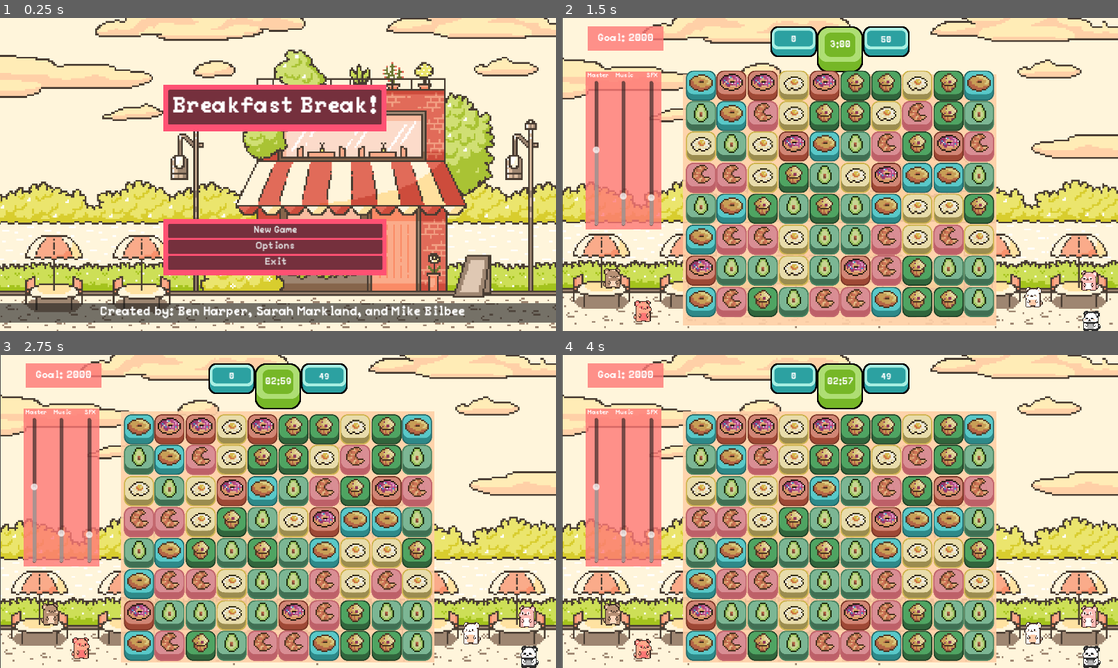
Above: before the commit, frames 1-4 (two rows, left to right).
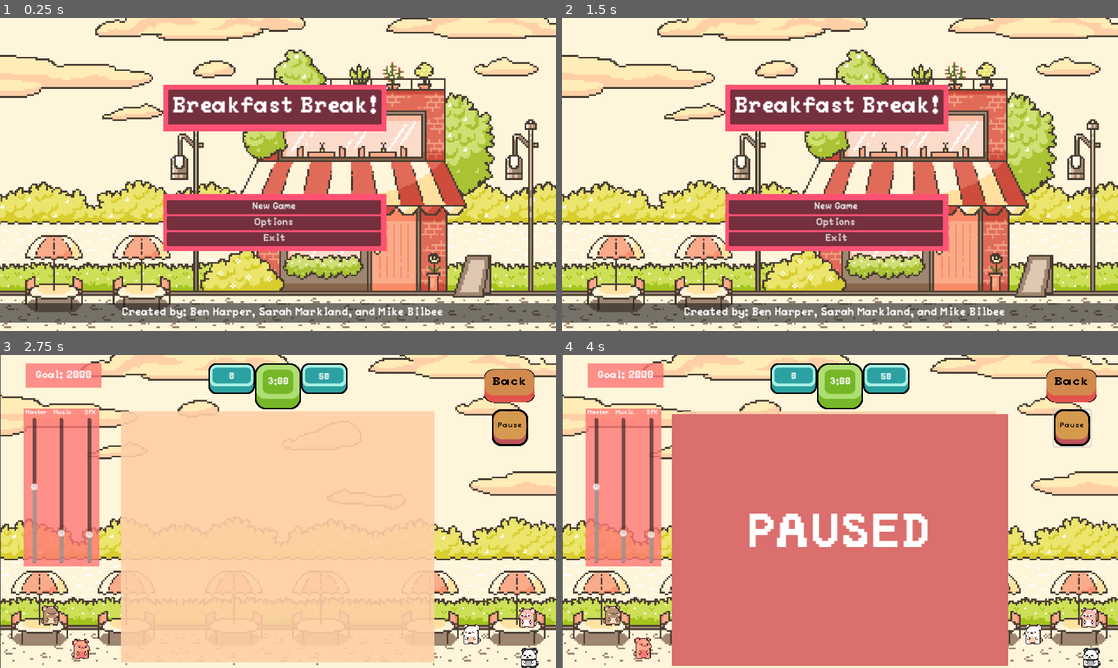
Above: after the commit, the same moments.

Repository: HenBarper/Breakfast_Break
Game: Godot game, scene res://Scenes/Main_Menu.tscn
Two runs of this game, one before a commit and one after it. Both use one fixed random seed, a clock stepped at 60 frames per second and the inputs below.
Inputs (mouse positions are in pixels of both pictures, inside the frame that each line leads up to):
- Up to frame 1 (0.25 s): no input
- Up to frame 2 (1.5 s): click "New Game" at 0.5 s; click (1073, 49) at 1.27 s
- Up to frame 3 (2.75 s): click (272, 545) at 2 s, where only the run after the commit has a clickable "New Game"
- Up to frame 4 (4 s): click (1073, 426) at 2.77 s; move the mouse to (962, 495) at 3.52 s

The runs differ from the first frame. In frame 1, 9.5% of the frame differs, in the area x 18-84%, y 56-96%; in frame 2, 76%, in the area x 0-100%, y 0-100%; in frame 3, 39%; in frame 4, 48%.

Commit message:
Added sad and happy bears, Pause menu

Diff:
--- a/Scenes/Game_Scene.tscn
+++ b/Scenes/Game_Scene.tscn
@@ -18,9 +18,14 @@
 [ext_resource type="PackedScene" path="res://Scenes/hamster_3.tscn" id="13_tab8c"]
 [ext_resource type="PackedScene" path="res://Scenes/hamster_4.tscn" id="14_q8qsi"]
 [ext_resource type="PackedScene" path="res://Scenes/hamster_5.tscn" id="15_uk4ck"]
-[ext_resource type="Texture2D" uid="uid://bpcadgtwee1mj" path="res://Art Assets/UI/GameOver_Background2.png" id="17_4srx3"]
 [ext_resource type="FontFile" uid="uid://bh15jb83w80uc" path="res://Art Assets/Fonts/PeaberryBase.ttf" id="18_fw0ma"]
+[ext_resource type="Texture2D" uid="uid://ifi5w5cc2mln" path="res://Art Assets/UI/BlankEndBackground.png" id="19_48oxa"]
 [ext_resource type="Texture2D" uid="uid://bh3gloshq5xha" path="res://Art Assets/UI/BearGG.png" id="21_e80bf"]
+[ext_resource type="Texture2D" uid="uid://baxcghkaiddbh" path="res://Art Assets/UI/BearGG2.png" id="21_gqkxp"]
+[ext_resource type="Texture2D" uid="uid://dcuansq8y2sxv" path="res://Art Assets/UI/BearGG4.png" id="22_sw0uh"]
+[ext_resource type="Texture2D" uid="uid://ds5bdkg0dh84w" path="res://Art Assets/UI/BearGG5.png" id="23_lf0jy"]
+[ext_resource type="Texture2D" uid="uid://djurxbf5oyo40" path="res://Art Assets/UI/BearGG3.png" id="24_8ffl7"]
+[ext_resource type="Texture2D" uid="uid://bh2hl5qt76o4" path="res://Art Assets/BearSprites.png" id="26_ohduc"]
 
 [node name="Game_Scene" type="Node2D"]
 
@@ -448,8 +453,6 @@
 position = Vector2(288, 512)
 scale = Vector2(0.5, 0.5)
 texture = ExtResource("1_2bqy4")
-
-[node name="TopUI" parent="." instance=ExtResource("7_l23ll")]
 
 [node name="BottomUI" type="TextureRect" parent="."]
 visible = false
@@ -470,6 +473,8 @@
 y_offset = -3
 piece_value = 10
 
+[node name="TopUI" parent="." instance=ExtResource("7_l23ll")]
+
 [node name="swapSFX" type="AudioStreamPlayer" parent="."]
 stream = ExtResource("9_4yk1e")
 bus = &"SFX"
@@ -533,7 +538,18 @@
 [node name="GAME_OVER" type="Sprite2D" parent="."]
 visible = false
 position = Vector2(576, 358)
-texture = ExtResource("17_4srx3")
+texture = ExtResource("19_48oxa")
+
+[node name="Title_text" type="Label" parent="GAME_OVER"]
+offset_left = -111.0
+offset_top = -226.0
+offset_right = 93.0
+offset_bottom = -185.0
+theme_override_fonts/font = ExtResource("18_fw0ma")
+theme_override_font_sizes/font_size = 37
+text = "GAME OVER"
+horizontal_alignment = 1
+vertical_alignment = 1
 
 [node name="game_over_text" type="Label" parent="GAME_OVER"]
 offset_left = -156.0
@@ -585,15 +601,83 @@
 [node name="Sad_bears" type="Node2D" parent="GAME_OVER"]
 visible = false
 
+[node name="brown" type="Sprite2D" parent="GAME_OVER/Sad_bears"]
+position = Vector2(197, 187)
+texture = ExtResource("21_gqkxp")
+
+[node name="peach" type="Sprite2D" parent="GAME_OVER/Sad_bears"]
+position = Vector2(-199, 185)
+texture = ExtResource("22_sw0uh")
+flip_h = true
+
+[node name="pink" type="Sprite2D" parent="GAME_OVER/Sad_bears"]
+position = Vector2(194, -66)
+texture = ExtResource("23_lf0jy")
+
+[node name="white" type="Sprite2D" parent="GAME_OVER/Sad_bears"]
+position = Vector2(-196, -198)
+texture = ExtResource("24_8ffl7")
+flip_h = true
+
 [node name="panda" type="Sprite2D" parent="GAME_OVER/Sad_bears"]
-position = Vector2(1, -92)
+position = Vector2(8, -95)
 texture = ExtResource("21_e80bf")
 
+[node name="happy_bears" type="Node2D" parent="GAME_OVER"]
+visible = false
+
+[node name="brown" type="Sprite2D" parent="GAME_OVER/happy_bears"]
+texture_filter = 1
+position = Vector2(202, 185)
+scale = Vector2(4, 4)
+texture = ExtResource("26_ohduc")
+hframes = 2
+vframes = 5
+
+[node name="panda" type="Sprite2D" parent="GAME_OVER/happy_bears"]
+texture_filter = 1
+position = Vector2(166, -138)
+scale = Vector2(4, 4)
+texture = ExtResource("26_ohduc")
+hframes = 2
+vframes = 5
+frame = 2
+
+[node name="white" type="Sprite2D" parent="GAME_OVER/happy_bears"]
+texture_filter = 1
+position = Vector2(-196, 186)
+scale = Vector2(4, 4)
+texture = ExtResource("26_ohduc")
+flip_h = true
+hframes = 2
+vframes = 5
+frame = 4
+
+[node name="peach" type="Sprite2D" parent="GAME_OVER/happy_bears"]
+texture_filter = 1
+position = Vector2(-186, -192)
+scale = Vector2(4, 4)
+texture = ExtResource("26_ohduc")
+flip_h = true
+hframes = 2
+vframes = 5
+frame = 6
+
+[node name="pink" type="Sprite2D" parent="GAME_OVER/happy_bears"]
+texture_filter = 1
+position = Vector2(-23, -85)
+scale = Vector2(4, 4)
+texture = ExtResource("26_ohduc")
+flip_h = true
+hframes = 2
+vframes = 5
+frame = 8
+
+[connection signal="update_moves" from="grid" to="TopUI" method="_on_grid_update_moves"]
+[connection signal="update_score" from="grid" to="TopUI" method="_on_grid_update_score"]
 [connection signal="goal_reached" from="TopUI" to="grid" method="_on_top_ui_goal_reached"]
 [connection signal="out_moves" from="TopUI" to="grid" method="_on_top_ui_out_moves"]
 [connection signal="time_up" from="TopUI" to="grid" method="_on_top_ui_time_up"]
-[connection signal="update_moves" from="grid" to="TopUI" method="_on_grid_update_moves"]
-[connection signal="update_score" from="grid" to="TopUI" method="_on_grid_update_score"]
 [connection signal="timeout" from="destroy_timer" to="grid" method="_on_destroy_timer_timeout"]
 [connection signal="timeout" from="collapse_timer" to="grid" method="_on_collapse_timer_timeout"]
 [connection signal="timeout" from="refill_timer" to="grid" method="_on_refill_timer_timeout"]
--- a/Scenes/Main_Menu.tscn
+++ b/Scenes/Main_Menu.tscn
@@ -26,18 +26,18 @@
 
 [node name="ColorRect2" type="ColorRect" parent="."]
 offset_left = 338.0
-offset_top = 417.0
+offset_top = 366.0
 offset_right = 800.0
-offset_bottom = 534.0
+offset_bottom = 483.0
 size_flags_horizontal = 4
 color = Color(1, 0.317647, 0.45098, 1)
 
 [node name="ColorRect3" type="ColorRect" parent="."]
 visible = false
 offset_left = 338.0
-offset_top = 417.0
+offset_top = 369.0
 offset_right = 800.0
-offset_bottom = 613.0
+offset_bottom = 565.0
 size_flags_horizontal = 4
 color = Color(1, 0.317647, 0.45098, 1)
 
@@ -51,9 +51,10 @@
 
 [node name="MarginContainer" type="MarginContainer" parent="Control"]
 layout_mode = 0
-offset_top = 171.0
-offset_right = 444.0
-offset_bottom = 348.0
+offset_left = -3.0
+offset_top = 123.0
+offset_right = 441.0
+offset_bottom = 300.0
 
 [node name="MainMenuContainer" type="VBoxContainer" parent="Control/MarginContainer"]
 layout_mode = 2
@@ -168,7 +169,7 @@
 [node name="Label" type="Label" parent="Control/PanelContainer2"]
 layout_mode = 2
 theme_override_fonts/font = ExtResource("3_jukm0")
-theme_override_font_sizes/font_size = 25
+theme_override_font_sizes/font_size = 22
 text = "Created by: Ben Harper, Sarah Markland, and Mike Bilbee"
 horizontal_alignment = 1
 vertical_alignment = 2
--- a/Scenes/top_ui.tscn
+++ b/Scenes/top_ui.tscn
@@ -1,10 +1,12 @@
-[gd_scene load_steps=6 format=3 uid="uid://b11d4bw57h8go"]
+[gd_scene load_steps=8 format=3 uid="uid://b11d4bw57h8go"]
 
 [ext_resource type="Texture2D" uid="uid://dnj16tmydhxxv" path="res://Art Assets/UI/Top_UI_v_2.png" id="1_xs1p4"]
 [ext_resource type="Script" path="res://Scripts/top_ui.gd" id="2_22iws"]
 [ext_resource type="FontFile" uid="uid://bh15jb83w80uc" path="res://Art Assets/Fonts/PeaberryBase.ttf" id="2_m0wfx"]
 [ext_resource type="Script" path="res://Scripts/volume_slider_v.gd" id="4_42glk"]
 [ext_resource type="AudioStream" uid="uid://dft71p6h3vwjt" path="res://SFX/coin-collect-retro-8-bit-sound-effect-145251.mp3" id="5_ckxsa"]
+[ext_resource type="Texture2D" uid="uid://cnkxl3flstkpd" path="res://Art Assets/UI/Back_Button (1).png" id="6_3wpo1"]
+[ext_resource type="Texture2D" uid="uid://b7844fpmbp2t2" path="res://Art Assets/UI/Pause_Button (1).png" id="7_iwo0s"]
 
 [node name="TopUI" type="TextureRect"]
 offset_left = 432.0
@@ -15,6 +17,25 @@
 expand_mode = 1
 script = ExtResource("2_22iws")
 
+[node name="pause_block" type="ColorRect" parent="."]
+visible = false
+layout_mode = 0
+offset_left = -204.0
+offset_top = 105.0
+offset_right = 492.0
+offset_bottom = 626.0
+color = Color(0.855469, 0.433594, 0.425781, 1)
+
+[node name="Label" type="Label" parent="pause_block"]
+layout_mode = 0
+offset_right = 693.0
+offset_bottom = 502.0
+theme_override_fonts/font = ExtResource("2_m0wfx")
+theme_override_font_sizes/font_size = 100
+text = "PAUSED"
+horizontal_alignment = 1
+vertical_alignment = 1
+
 [node name="ScoreLabel" type="Label" parent="."]
 layout_mode = 0
 offset_left = 4.0
@@ -40,6 +61,7 @@
 vertical_alignment = 1
 
 [node name="MoveLabel" type="Label" parent="."]
+layout_mode = 0
 offset_left = 218.0
 offset_top = 17.0
 offset_right = 261.0
@@ -137,7 +159,7 @@
 stream = ExtResource("5_ckxsa")
 bus = &"SFX"
 
-[node name="ColorRect2" type="ColorRect" parent="."]
+[node name="goal_rect" type="ColorRect" parent="."]
 layout_mode = 0
 offset_left = -379.0
 offset_right = -222.0
@@ -155,5 +177,33 @@
 horizontal_alignment = 1
 vertical_alignment = 1
 
+[node name="back_button" type="Button" parent="."]
+layout_mode = 0
+offset_left = 572.0
+offset_top = 11.0
+offset_right = 677.0
+offset_bottom = 81.0
+flat = true
+
+[node name="Sprite2D" type="Sprite2D" parent="back_button"]
+position = Vector2(52, 35)
+scale = Vector2(0.204, 0.18)
+texture = ExtResource("6_3wpo1")
+
+[node name="pause_button" type="Button" parent="."]
+layout_mode = 0
+offset_left = 586.0
+offset_top = 96.0
+offset_right = 663.0
+offset_bottom = 172.0
+flat = true
+
+[node name="Sprite2D" type="Sprite2D" parent="pause_button"]
+position = Vector2(38, 37)
+scale = Vector2(0.585938, 0.585938)
+texture = ExtResource("7_iwo0s")
+
 [connection signal="timeout" from="Timer" to="." method="_on_timer_timeout"]
 [connection signal="drag_ended" from="sfx_slider" to="." method="_on_sfx_slider_drag_ended"]
+[connection signal="pressed" from="back_button" to="." method="_on_back_button_pressed"]
+[connection signal="pressed" from="pause_button" to="." method="_on_pause_button_pressed"]
--- a/Scripts/top_ui.gd
+++ b/Scripts/top_ui.gd
@@ -10,14 +10,19 @@
 @onready var goal_label = $GoalLabel
 
 # game over
+@onready var title_text = $"../GAME_OVER/Title_text"
 @onready var game_over = $"../GAME_OVER"
 @onready var game_over_text = $"../GAME_OVER/game_over_text"
 @onready var sad_bears = $"../GAME_OVER/Sad_bears"
+@onready var happy_bears = $"../GAME_OVER/happy_bears"
 
 # SFX
 @onready var game_over_sfx = $"../gameOverSFX"
 @onready var win_sfx = $"../winSFX"
 
+# pause
+var paused = false
+@onready var pause_block = $pause_block
 
 # score variables
 var current_score = 0
@@ -71,25 +76,29 @@
 	time_label.text = time_string
 
 func _on_timer_timeout():
-	current_second -= 1
-	if current_second <= 0:
-		if current_minute > 0:
-			current_minute -= 1
-			current_second = 59
-	_update_time()
+	if !paused:
+		current_second -= 1
+		if current_second <= 0:
+			if current_minute > 0:
+				current_minute -= 1
+				current_second = 59
+		_update_time()
 
 func _process(delta):
 	if current_score >= goal_score && !has_won:
 		set_true_conditions() # set all win/lose conditions to true so they won't be called again
 		emit_signal("goal_reached")
 		print("GOAL REACHED")
+		title_text.text = "YOU WIN!"
 		game_over.visible = true
+		happy_bears.visible = true
 		game_over_text.text = "YOU WIN!!!"
 		win_sfx.play()
 	if current_minute <= 0 && current_second <= 0 && !has_timed_out:
 		set_true_conditions() # set all win/lose conditions to true so they won't be called again
 		emit_signal("time_up")
 		print("TIME UP")
+		title_text.text = "GAME OVER..."
 		game_over.visible = true
 		sad_bears.visible = true
 		game_over_text.text = "You ran out of time..."
@@ -98,6 +107,7 @@
 		set_true_conditions() # set all win/lose conditions to true so they won't be called again
 		emit_signal("out_moves")
 		print("OUT OF MOVES")
+		title_text.text = "GAME OVER..."
 		game_over.visible = true
 		sad_bears.visible = true
 		game_over_text.text = "You ran out of moves..."
@@ -120,3 +130,14 @@
 
 func _on_back_pressed():
 	get_tree().change_scene_to_file("res://Scenes/Main_Menu.tscn") # Load main menu
+
+func _on_back_button_pressed():
+	get_tree().change_scene_to_file("res://Scenes/Main_Menu.tscn") # Load main menu
+
+func _on_pause_button_pressed():
+	if paused:
+		paused = false
+		pause_block.visible = false
+	else:
+		paused = true
+		pause_block.visible = true
Binary file added: Art Assets/UI/Back_Button (1).png
Not shown, added: Art Assets/UI/Back_Button (1).png.import
Binary file added: Art Assets/UI/BearGG2.png
Not shown, added: Art Assets/UI/BearGG2.png.import
Binary file added: Art Assets/UI/BearGG3.png
Not shown, added: Art Assets/UI/BearGG3.png.import
Binary file added: Art Assets/UI/BearGG4.png
Not shown, added: Art Assets/UI/BearGG4.png.import
Binary file added: Art Assets/UI/BearGG5.png
Not shown, added: Art Assets/UI/BearGG5.png.import
Binary file added: Art Assets/UI/BlankEndBackground.png
Not shown, added: Art Assets/UI/BlankEndBackground.png.import
(and 3 more such lines)
